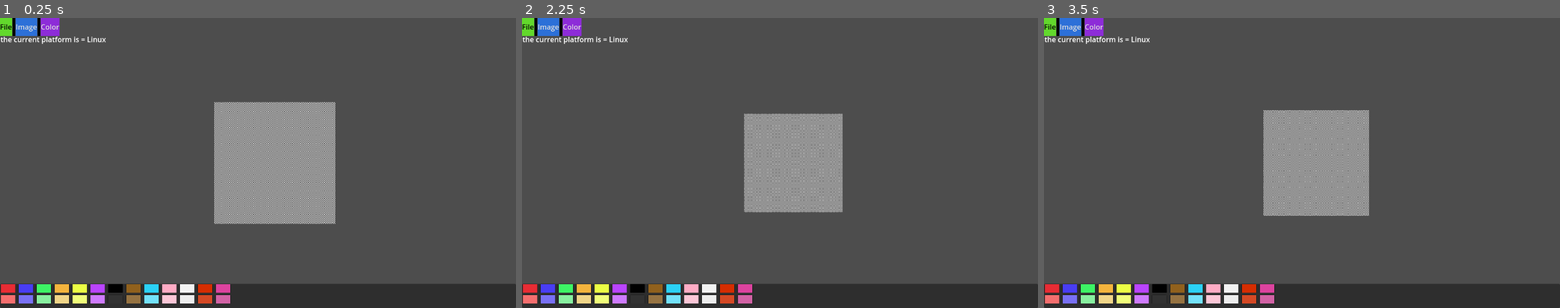
Above: before the commit, frames 1-3 (left to right).
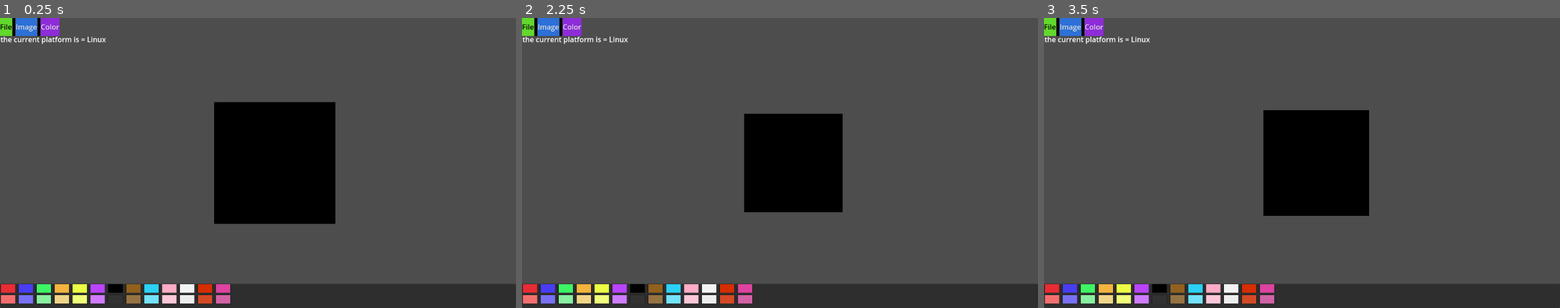
Above: after the commit, the same moments.

Repository: y1z/ms-pixel
Game: Godot game, scene res://Scenes/main.tscn
The game is run twice, just before and just after one commit, with the same random seed, the same clock (stepped at 60 frames per second) and the same inputs.
Inputs (mouse positions are in pixels of both pictures, inside the frame that each line leads up to):
- Up to frame 1 (0.25 s): no input
- Up to frame 2 (2.25 s): tap Enter at 0.5, 2 s; move the mouse to (893, 148) at 0.52 s; hold D (move_right) 0.53-1.28 s; click (893, 148) at 0.6 s; tap Space at 1.25 s; move the mouse to (676, 177) at 1.27 s; hold S (move_down) 1.28-2.03 s; right-click (676, 177) at 1.35 s; move the mouse to (831, 99) at 2.02 s; hold D (move_right) from 2.03 s (still down); tap Mouse wheel down (scroll_down) at 2.1 s
- Up to frame 3 (3.5 s): tap Space at 2.75 s; move the mouse to (1276, 221) at 2.77 s; release D (move_right) at 2.78 s; hold W (move_up) from 2.78 s (still down); tap Mouse wheel up (scroll_up) at 2.85 s; click (1276, 221) at 2.92 s

The runs differ from the first frame. In frame 1, 9.9% of the frame differs, in the area x 41-65%, y 28-72%; in frame 2, 6.5%; in frame 3, 7.5%.

Commit message:
Changed default background back to black

Diff:
--- a/Scripts/gd_pixel_canvas.gd
+++ b/Scripts/gd_pixel_canvas.gd
@@ -2,6 +2,7 @@
 
 const DEFAULT_WIDTH:int = 128
 const DEFAULT_HEIGHT:int = 128
+const DEFAULT_COLOR_BG:Color = Color.BLACK
 
 var sprite: Sprite2D
 var sprite_rect: Rect2
@@ -60,7 +61,7 @@
 	format = Image.FORMAT_RGBA8
 	raw_image = Image.create_empty(DEFAULT_WIDTH,DEFAULT_HEIGHT,false,format)
 	texture = ImageTexture.create_from_image(raw_image)
-	give_default_pattern(raw_image);
+	raw_image = color_entire_canvas(raw_image, DEFAULT_COLOR_BG);
 	texture.update(raw_image)
 	sprite.texture = texture
 	sprite_rect = get_sprite_hitbox()
@@ -70,8 +71,8 @@
 func resize(new_width: int, new_height:int) -> void:
 	var new_image:Image = create_empty_image(new_width, new_height);
 
-	new_image = give_default_pattern(new_image)
-	new_image = copy_existing_image(new_image,raw_image)
+	new_image = color_entire_canvas(new_image, DEFAULT_COLOR_BG)
+	new_image = copy_existing_image(new_image, raw_image)
 
 	texture = ImageTexture.create_from_image(new_image)
 	raw_image = new_image
@@ -107,6 +108,15 @@
 	return image;
 
 
+func color_entire_canvas(image: Image, color: Color) -> Image:
+
+	for i in image.get_width():
+		for j in image.get_height():
+			image.set_pixel(i,j,color);
+
+	return image
+
+
 func get_sprite_hitbox() -> Rect2:
 	var sprite_size := Vector2(self.texture.get_width(),self.texture.get_height())
 	return Rect2(sprite.get_rect().position,sprite_size) ;
